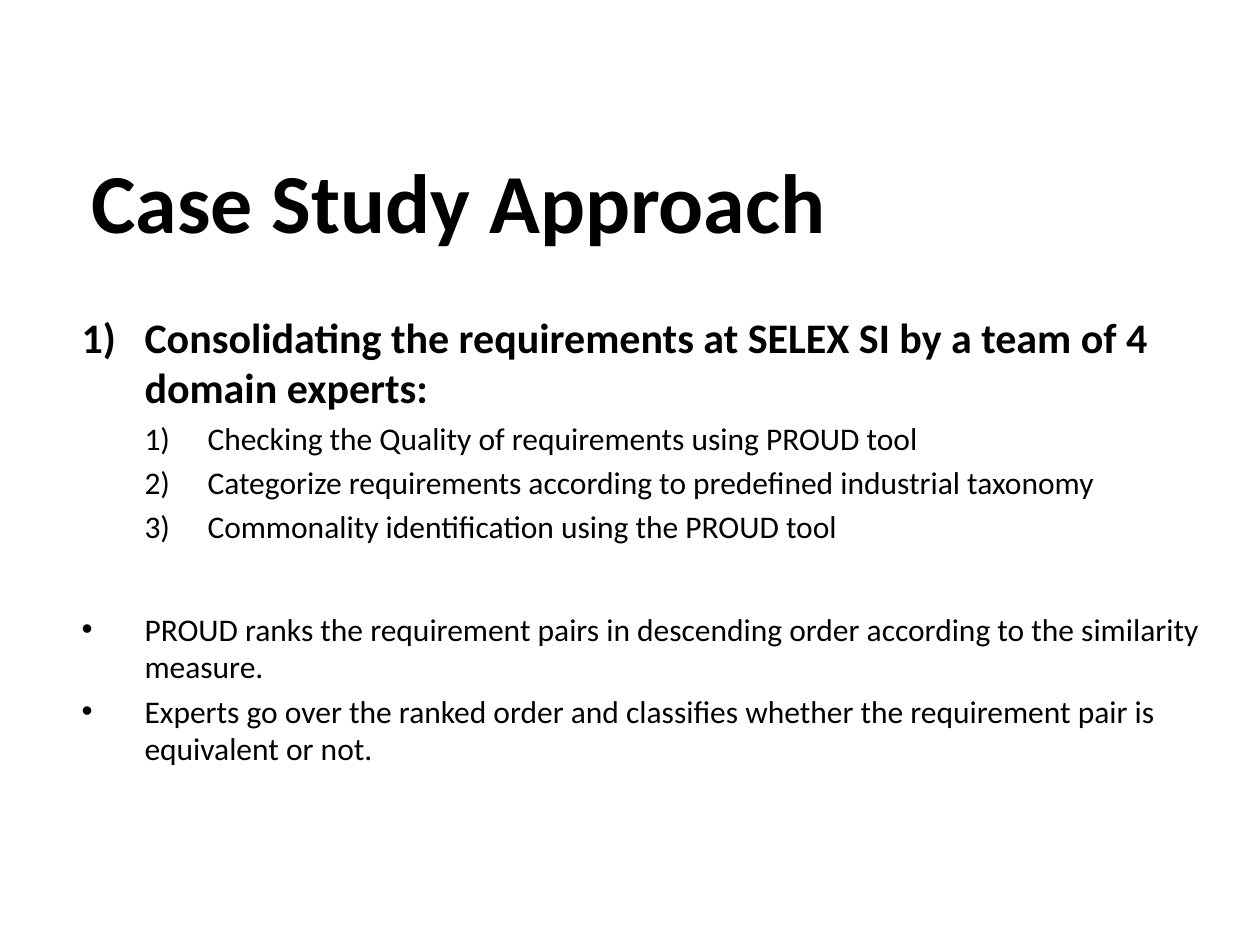
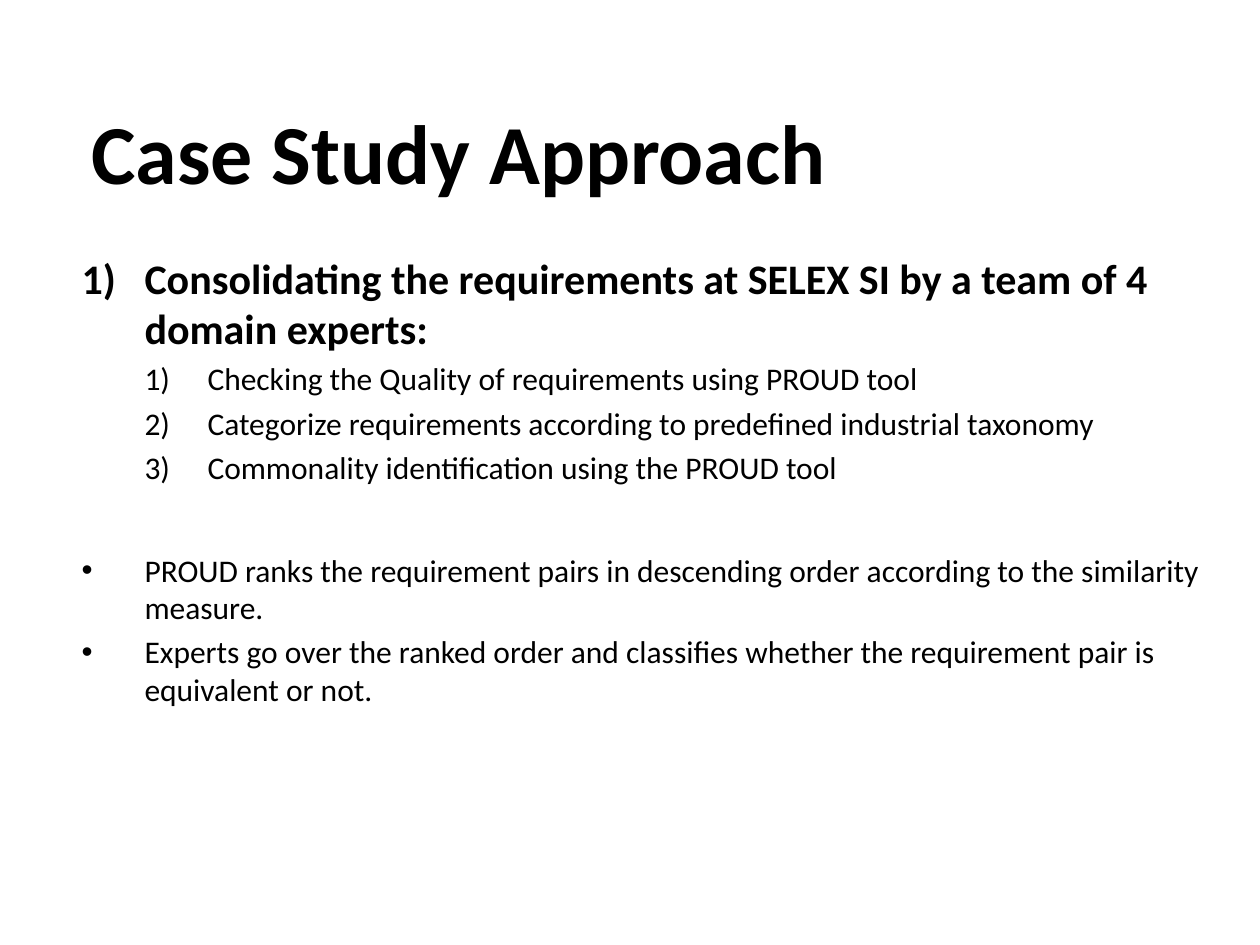
Before and after one commit to sindhusha-t/ASE-Lab-Assignments, a slide deck: slide 7 of Journal_presentation/The Effort Savings from Using NLP to Classify.pptx. Drawn at 1260x945 pixels with LibreOffice and Linux fonts; fonts in the diff are those of the drawing; background and template pictures are left out. Boxes give left, top, right and bottom in pixels: in the first picture for what was removed or moved away, otherwise in the second. Text is boxed around its words. In the diff, an @@ line names an element or a change of style, - is before the commit and + after.

```diff
--- a/Journal_presentation/The Effort Savings from Using NLP to Classify.pptx
+++ b/Journal_presentation/The Effort Savings from Using NLP to Classify.pptx
@@ title "Case Study Approach": place and size @@
-title "Case Study Approach" at bbox=[91, 174, 825, 247]
+title "Case Study Approach" at bbox=[91, 125, 825, 198]
@@ subtitle "Consolidating the requirements at SELEX ...": place and size @@
-subtitle "Consolidating the requirements at SELEX ..." at bbox=[145, 323, 1198, 765]
+subtitle "Consolidating the requirements at SELEX ..." at bbox=[145, 264, 1198, 706]
```
Also in this commit, not shown: 15 other slides changed.
